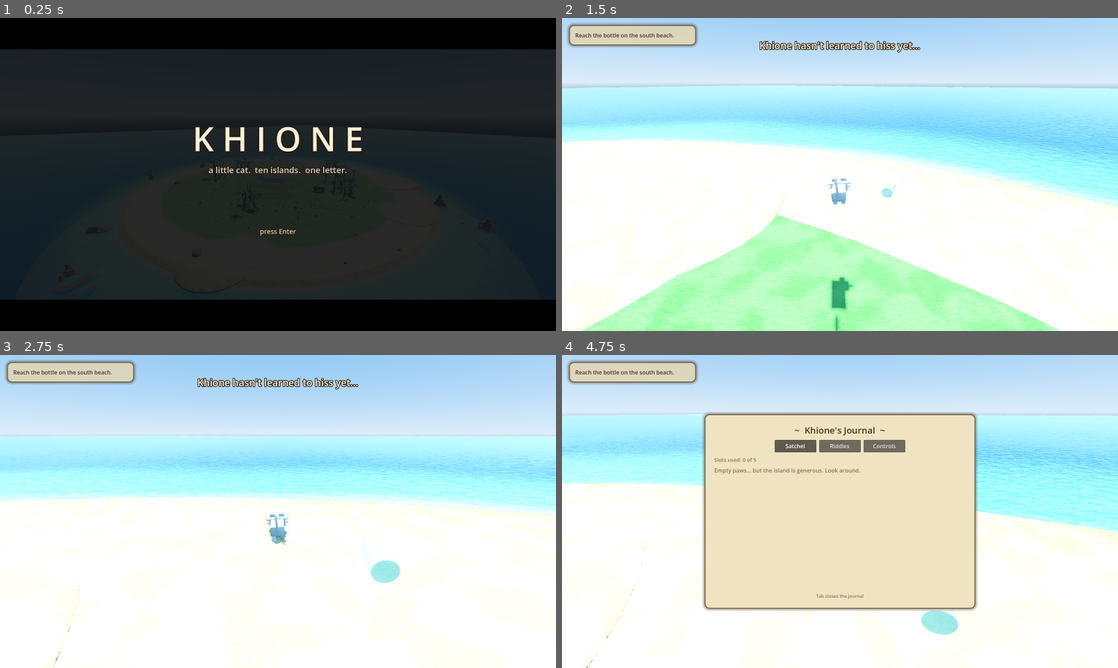
Above: before the commit, frames 1-4 (two rows, left to right).
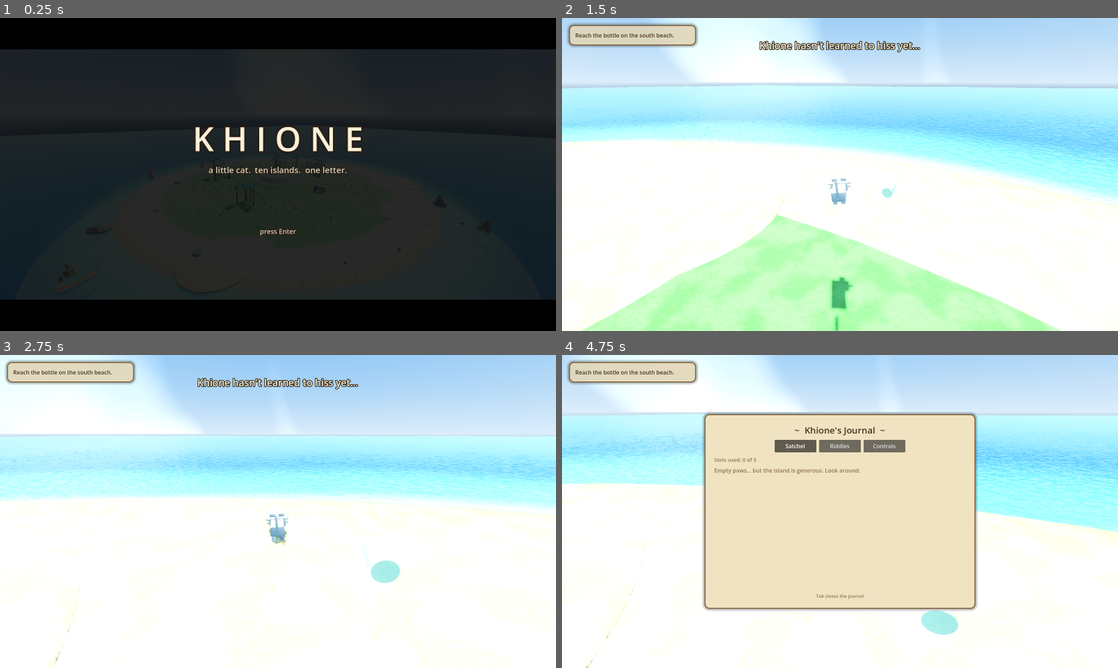
Above: after the commit, the same moments.

Repository: seykafu/KhioneGame
Game: Godot game, scene res://scenes/main.tscn
Two runs of this game, one before a commit and one after it. Both use one fixed random seed, a clock stepped at 60 frames per second and the inputs below.
Inputs (mouse positions are in pixels of both pictures, inside the frame that each line leads up to):
- Up to frame 1 (0.25 s): no input
- Up to frame 2 (1.5 s): tap Enter (ui_accept) at 0.5 s; move the mouse to (867, 174) at 0.52 s; hold W (move_forward) from 0.53 s (still down); tap G (growl) at 0.6 s; click (867, 174) at 0.67 s; tap Space (jump) at 0.77, 1.07 s; move the mouse to (812, 174) at 1.27 s; tap H (hiss) at 1.35 s
- Up to frame 3 (2.75 s): keep holding W (move_forward); tap Space (jump) at 1.52, 1.82 s; move the mouse to (289, 505) at 2.02 s; hold E (interact) from 2.03 s (still down)
- Up to frame 4 (4.75 s): move the mouse to (834, 517) at 2.77 s; release E (interact) at 2.78 s; tap Tab (journal) at 2.85 s; click (834, 517) at 2.92 s; tap Space (jump) at 3.02, 3.32, 3.77, 4.07, 4.52 s; move the mouse to (1006, 558) at 3.52 s; release W (move_forward) at 3.53 s; hold A (move_left) from 3.53 s (still down); tap M (meow) at 3.6 s; move the mouse to (673, 464) at 4.27 s; tap Shift (run) at 4.35 s

The runs differ from the first frame. In frame 2, 9.0% of the frame differs, in the area x 0-100%, y 0-100%; in frame 3, 8.8%; in frame 4, 7.1%.

Commit message:
Life and realism pass across both islands
Sky and water (both islands):
- Procedural cloud cover on the sky dome (seamless noise + alpha ramp)
- Water gains a long slow ocean swell and stronger ripple normals

Ahalo:
- Palms breathe: per-tree sway tweens around their lean; a third of the
  flora sways on its own rhythm
- Eight butterflies wander waypoint loops over the grass with wing-flap
- Beach dressing along the tideline: 16 shells, 3 starfish, 4 driftwood
  logs (all kept out of the boat channel)

Eaton Centre:
- Dust motes drifting in the skylight beams (CPU particles, preprocessed)
- Exterior sign band + logo mark over the entrance, rooftop parapets and
  HVAC units, concrete walkway with bollards from dock to doors
- Shop windows dressed with stacked product boxes
- ReflectionProbe attempt reverted: probes are clustered elements and
  tile-corrupt on macOS 13 Metal exactly like omni lights (A/B verified);
  constraint documented

Co-Authored-By: Claude Fable 5 <noreply@anthropic.com>

Diff:
--- a/scripts/islands/ahalo.gd
+++ b/scripts/islands/ahalo.gd
@@ -50,6 +50,8 @@
 	_scatter_trees()
 	_scatter_rocks()
 	_scatter_flora()
+	_scatter_beach_details()
+	_spawn_butterflies()
 	_place_pickups()
 	_add_location_trigger(Vector3(0, 0, 33), 8.0, "South Beach")
 	_add_location_trigger(Vector3(33, 0, -4), 9.0, "Echo Cove")
@@ -160,7 +162,16 @@
 			var t := _add_scene(palms[rng.randi_range(0, palms.size() - 1)], pos,
 					rng.randf_range(0.0, TAU), s)
 			t.rotation.x = rng.randf_range(-0.06, 0.06)
-			t.rotation.z = rng.randf_range(-0.06, 0.06)
+			var lean := rng.randf_range(-0.06, 0.06)
+			t.rotation.z = lean
+			# A slow breathing sway in the sea breeze.
+			var amp := rng.randf_range(0.008, 0.02)
+			var dur := rng.randf_range(2.2, 3.6)
+			var sway := t.create_tween().set_loops()
+			sway.tween_property(t, "rotation:z", lean + amp, dur) \
+					.set_trans(Tween.TRANS_SINE).set_ease(Tween.EASE_IN_OUT)
+			sway.tween_property(t, "rotation:z", lean - amp, dur) \
+					.set_trans(Tween.TRANS_SINE).set_ease(Tween.EASE_IN_OUT)
 			# Trunk collider sized to the palm; climbable canopies return with real level design.
 			var sb := StaticBody3D.new()
 			var cs := CollisionShape3D.new()
@@ -214,9 +225,17 @@
 	for i in 140:
 		var r := rng.randf_range(13.5, 28.5)
 		var a := rng.randf_range(0.0, TAU)
-		_add_scene(flora[rng.randi_range(0, flora.size() - 1)],
+		var tuft := _add_scene(flora[rng.randi_range(0, flora.size() - 1)],
 				Vector3(cos(a) * r, 0.3, sin(a) * r),
 				rng.randf_range(0.0, TAU), rng.randf_range(2.0, 3.0))
+		if i % 3 == 0:
+			var amp := rng.randf_range(0.03, 0.06)
+			var dur := rng.randf_range(1.1, 1.9)
+			var sway := tuft.create_tween().set_loops()
+			sway.tween_property(tuft, "rotation:x", amp, dur) \
+					.set_trans(Tween.TRANS_SINE).set_ease(Tween.EASE_IN_OUT)
+			sway.tween_property(tuft, "rotation:x", -amp, dur) \
+					.set_trans(Tween.TRANS_SINE).set_ease(Tween.EASE_IN_OUT)
 
 func _add_scene(scene: PackedScene, pos: Vector3, yrot: float, s: float, collide := false) -> Node3D:
 	var n: Node3D = scene.instantiate()
@@ -246,6 +265,79 @@
 	_add_pickup(Vector3(-18, 0.4, -8), "coconut", "Coconut", COCONUT)
 	_add_pickup(Vector3(-14, 0.4, 15), "coconut", "Coconut", COCONUT)
 	_add_pickup(Vector3(21, 0.4, -7), "coconut", "Coconut", COCONUT)
+
+func _scatter_beach_details() -> void:
+	# Shells, starfish, and driftwood: the tideline's leavings.
+	var rng := RandomNumberGenerator.new()
+	rng.seed = 808
+	var shell_colors := [Color(0.95, 0.9, 0.82), Color(0.92, 0.78, 0.75), Color(0.85, 0.82, 0.7)]
+	for i in 16:
+		var r := rng.randf_range(31.5, 39.0)
+		var a := rng.randf_range(0.0, TAU)
+		var pos := _clear_channel(Vector3(cos(a) * r, 0.04, sin(a) * r))
+		var shell := CylinderMesh.new()
+		shell.top_radius = 0.0
+		shell.bottom_radius = rng.randf_range(0.06, 0.1)
+		shell.height = 0.05
+		_add_mesh(shell, pos, shell_colors[i % shell_colors.size()], false)
+	for i in 3:
+		var r := rng.randf_range(32.0, 38.0)
+		var a := rng.randf_range(0.0, TAU)
+		var center := _clear_channel(Vector3(cos(a) * r, 0.04, sin(a) * r))
+		for k in 5:
+			var arm := BoxMesh.new()
+			arm.size = Vector3(0.22, 0.03, 0.07)
+			var mi := _add_mesh(arm, center, Color(0.9, 0.5, 0.3), false)
+			mi.rotation.y = TAU * k / 5.0
+			mi.position += Vector3(cos(TAU * k / 5.0), 0, sin(TAU * k / 5.0)) * 0.08
+	for i in 4:
+		var r := rng.randf_range(31.0, 37.0)
+		var a := rng.randf_range(0.0, TAU)
+		var pos := _clear_channel(Vector3(cos(a) * r, 0.12, sin(a) * r))
+		var wood := CylinderMesh.new()
+		wood.top_radius = rng.randf_range(0.09, 0.13)
+		wood.bottom_radius = rng.randf_range(0.13, 0.18)
+		wood.height = rng.randf_range(1.6, 2.6)
+		var mi := _add_mesh(wood, pos, Color(0.55, 0.47, 0.4), true)
+		mi.rotation.z = PI / 2.0
+		mi.rotation.y = rng.randf_range(0.0, TAU)
+
+func _spawn_butterflies() -> void:
+	var rng := RandomNumberGenerator.new()
+	rng.seed = 555
+	var colors := [Color(0.9, 0.55, 0.2), Color(0.6, 0.5, 0.9), Color(0.95, 0.85, 0.3)]
+	for i in 8:
+		var b := Node3D.new()
+		var wing_mat := StandardMaterial3D.new()
+		wing_mat.albedo_color = colors[i % colors.size()]
+		wing_mat.cull_mode = BaseMaterial3D.CULL_DISABLED
+		wing_mat.shading_mode = BaseMaterial3D.SHADING_MODE_UNSHADED
+		for side in [-1.0, 1.0]:
+			var w := MeshInstance3D.new()
+			var q := QuadMesh.new()
+			q.size = Vector2(0.12, 0.16)
+			w.mesh = q
+			w.material_override = wing_mat
+			w.position = Vector3(0.06 * side, 0, 0)
+			w.rotation.x = -PI / 2.0
+			b.add_child(w)
+		var r := rng.randf_range(14.0, 27.0)
+		var a := rng.randf_range(0.0, TAU)
+		var home := Vector3(cos(a) * r, rng.randf_range(0.8, 1.5), sin(a) * r)
+		b.position = home
+		add_child(b)
+		# Wander a small loop of waypoints forever.
+		var path := b.create_tween().set_loops()
+		for k in 4:
+			var wp := home + Vector3(rng.randf_range(-3.0, 3.0),
+					rng.randf_range(-0.3, 0.5), rng.randf_range(-3.0, 3.0))
+			path.tween_property(b, "position", wp, rng.randf_range(2.0, 3.5)) \
+					.set_trans(Tween.TRANS_SINE).set_ease(Tween.EASE_IN_OUT)
+		path.tween_property(b, "position", home, 2.5).set_trans(Tween.TRANS_SINE)
+		# Wing flap: pinch on x at speed.
+		var flap := b.create_tween().set_loops()
+		flap.tween_property(b, "scale:x", 0.45, 0.09)
+		flap.tween_property(b, "scale:x", 1.0, 0.09)
 
 func _add_location_trigger(pos: Vector3, radius: float, title: String) -> void:
 	var area := Area3D.new()
--- a/scripts/islands/eaton.gd
+++ b/scripts/islands/eaton.gd
@@ -120,8 +120,22 @@
 	_glass_wall(Vector3(-(4.0 + seg / 2.0), 0, hd), Vector3(seg, ROOF_Y, 0.15))
 	_glass_wall(Vector3(4.0 + seg / 2.0, 0, hd), Vector3(seg, ROOF_Y, 0.15))
 	_glass_wall(Vector3(0, BALCONY_Y, hd), Vector3(8.0, ROOF_Y - BALCONY_Y, 0.15))
-	# Entrance canopy.
+	# Entrance canopy, sign band, and logo mark.
 	_add_box(Vector3(10.0, 0.3, 3.0), Vector3(0, 4.0, hd + 1.5), FRAME)
+	_add_box(Vector3(12.0, 1.3, 0.3), Vector3(0, 8.6, hd + 0.2), Color(0.2, 0.5, 0.5), false)
+	_add_box(Vector3(0.9, 0.9, 0.32), Vector3(-4.6, 8.6, hd + 0.22), Color(0.95, 0.93, 0.85), false)
+	# Rooftop clutter: parapet lips and HVAC units, the honest mall silhouette.
+	_add_box(Vector3(MALL_W + 1.2, 0.5, 0.3), Vector3(0, ROOF_Y + 0.45, -hd), CONCRETE.darkened(0.05), false)
+	_add_box(Vector3(MALL_W + 1.2, 0.5, 0.3), Vector3(0, ROOF_Y + 0.45, hd), CONCRETE.darkened(0.05), false)
+	_add_box(Vector3(0.3, 0.5, MALL_D + 1.2), Vector3(-hw, ROOF_Y + 0.45, 0), CONCRETE.darkened(0.05), false)
+	_add_box(Vector3(0.3, 0.5, MALL_D + 1.2), Vector3(hw, ROOF_Y + 0.45, 0), CONCRETE.darkened(0.05), false)
+	for def: Array in [
+		[-13.0, Vector3(2.2, 1.2, 1.8)],
+		[13.5, Vector3(1.8, 1.0, 1.6)],
+		[-15.5, Vector3(1.2, 0.9, 1.2)],
+	]:
+		var size: Vector3 = def[1]
+		_add_box(size, Vector3(def[0], ROOF_Y + 0.2 + size.y / 2.0, -hd + 3.0), FRAME.lightened(0.35))
 
 	# Balcony ring (atrium opening 30 x 16).
 	_add_box(Vector3(MALL_W, 0.3, 5.0), Vector3(0, BALCONY_Y, -hd + 2.5), CONCRETE)
@@ -218,6 +232,31 @@
 	]:
 		var mi := _add_box(def[0], def[1], Color.WHITE, false)
 		mi.material_override = strip
+	# NOTE: no ReflectionProbe either; probes are clustered elements in
+	# Forward+ and tile-corrupt on this driver just like omni lights.
+	# Dust motes drifting in the skylight beams.
+	var motes := CPUParticles3D.new()
+	motes.amount = 70
+	motes.lifetime = 14.0
+	motes.preprocess = 14.0
+	motes.emission_shape = CPUParticles3D.EMISSION_SHAPE_BOX
+	motes.emission_box_extents = Vector3(13.0, 4.0, 6.5)
+	motes.position = Vector3(0, 5.5, 0)
+	motes.gravity = Vector3.ZERO
+	motes.direction = Vector3(0, -1, 0)
+	motes.spread = 180.0
+	motes.initial_velocity_min = 0.03
+	motes.initial_velocity_max = 0.12
+	var grain := SphereMesh.new()
+	grain.radius = 0.012
+	grain.height = 0.024
+	var gm := StandardMaterial3D.new()
+	gm.albedo_color = Color(1.0, 0.98, 0.9, 0.5)
+	gm.transparency = BaseMaterial3D.TRANSPARENCY_ALPHA
+	gm.shading_mode = BaseMaterial3D.SHADING_MODE_UNSHADED
+	grain.material = gm
+	motes.mesh = grain
+	add_child(motes)
 
 # --- fixtures ---
 
@@ -248,6 +287,12 @@
 		_add_box(Vector3(0.35, 0.9, 4.8), Vector3(15.8, 3.55, z), shop_colors[i])
 		_add_scene(FURNITURE + ["tableCoffee.glb", "plantSmall2.glb", "lampRoundFloor.glb"][i],
 				Vector3(16.8, 0.4, z), PI / 2.0, 1.6)
+		# Window merchandise: little stacks of product boxes.
+		var box_colors := [Color(0.85, 0.6, 0.3), Color(0.5, 0.65, 0.8), Color(0.8, 0.75, 0.6)]
+		for k in 3:
+			_add_box(Vector3(0.35, 0.35, 0.35),
+					Vector3(16.6, 0.56 + (k / 2) * 0.36, z - 1.3 + (k % 2) * 0.45),
+					box_colors[(i + k) % box_colors.size()], false)
 	# West wall: two shops flanking the pet shop.
 	for z in [-8.5, 8.5]:
 		_add_box(Vector3(3.0, 3.6, 5.0), Vector3(-18.5, 2.15, z), CONCRETE.lightened(0.1))
@@ -396,6 +441,11 @@
 	for side in [-1.0, 1.0]:
 		for i in 3:
 			_add_mesh(_cylinder(0.12, 0.14, 1.5), Vector3(side * 1.1, -0.2, 30.0 + i * 4.5), Color(0.45, 0.38, 0.3))
+	# Concrete walkway from the dock to the entrance, with bollards.
+	_add_box(Vector3(4.0, 0.1, 16.0), Vector3(0, 0.31, 21.0), CONCRETE.darkened(0.04))
+	for side in [-1.0, 1.0]:
+		for z in [15.5, 20.5, 25.5]:
+			_add_mesh(_cylinder(0.1, 0.12, 0.7), Vector3(side * 2.5, 0.65, z), FRAME.lightened(0.15))
 
 # --- the robot, and the hiss ---
 
--- a/scripts/main.gd
+++ b/scripts/main.gd
@@ -12,6 +12,29 @@
 	_schedule_gull()
 	# Ask the OS for keyboard focus; launches from scripts can open unfocused.
 	get_window().grab_focus.call_deferred()
+	_setup_clouds()
+
+## Soft procedural clouds on the sky dome (noise cover with an alpha ramp).
+func _setup_clouds() -> void:
+	var env: Environment = $WorldEnvironment.environment
+	var sky_mat := env.sky.sky_material as ProceduralSkyMaterial
+	if sky_mat == null:
+		return
+	var noise := FastNoiseLite.new()
+	noise.seed = 9
+	noise.fractal_octaves = 4
+	noise.frequency = 0.006
+	var cover := NoiseTexture2D.new()
+	cover.noise = noise
+	cover.seamless = true
+	cover.width = 512
+	cover.height = 256
+	var grad := Gradient.new()
+	grad.offsets = PackedFloat32Array([0.5, 0.62, 0.8])
+	grad.colors = PackedColorArray([Color(1, 1, 1, 0.0), Color(1, 1, 1, 0.35), Color(1, 1, 1, 0.85)])
+	cover.color_ramp = grad
+	sky_mat.sky_cover = cover
+	sky_mat.sky_cover_modulate = Color(1, 1, 1, 0.8)
 
 ## Swaps islands: frees the old one, loads the new, moves the player, fades
 ## in, and starts that island's music track (no-op until its file exists).
--- a/shaders/water.gdshader
+++ b/shaders/water.gdshader
@@ -20,7 +20,8 @@
 void vertex() {
 	wpos = (MODEL_MATRIX * vec4(VERTEX, 1.0)).xyz;
 	VERTEX.y += sin(wpos.x * 0.3 + TIME * wave_speed) * wave_height
-			+ cos(wpos.z * 0.24 + TIME * wave_speed * 1.25) * wave_height;
+			+ cos(wpos.z * 0.24 + TIME * wave_speed * 1.25) * wave_height
+			+ sin((wpos.x + wpos.z) * 0.045 + TIME * 0.45) * 0.18;
 }
 
 void fragment() {
@@ -43,5 +44,5 @@
 	vec3 n1 = texture(wave_normal1, wpos.xz * 0.06 + vec2(TIME * 0.015, TIME * 0.02)).rgb;
 	vec3 n2 = texture(wave_normal2, wpos.xz * 0.11 - vec2(TIME * 0.02, TIME * 0.013)).rgb;
 	NORMAL_MAP = mix(n1, n2, 0.5);
-	NORMAL_MAP_DEPTH = 0.55;
+	NORMAL_MAP_DEPTH = 0.72;
 }
